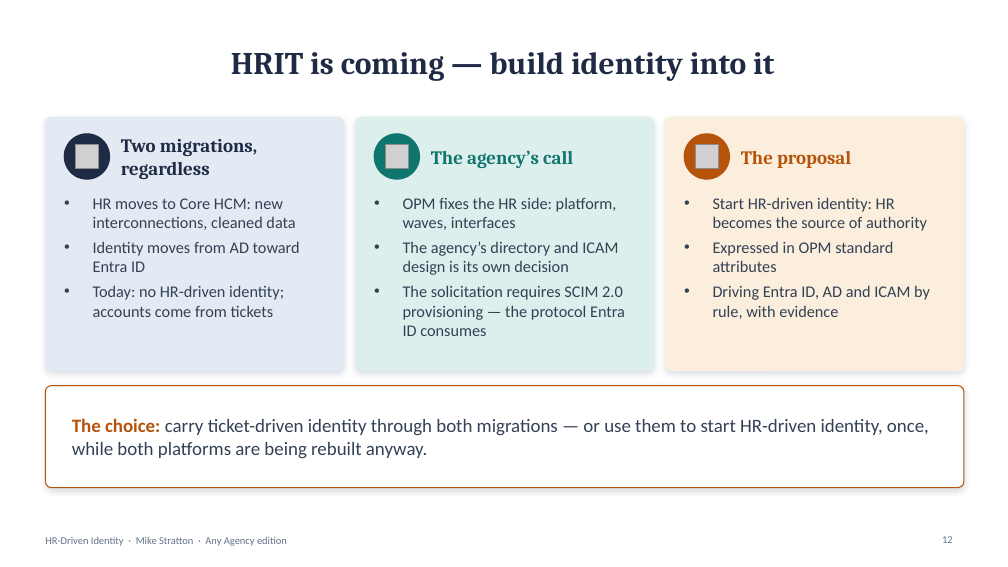
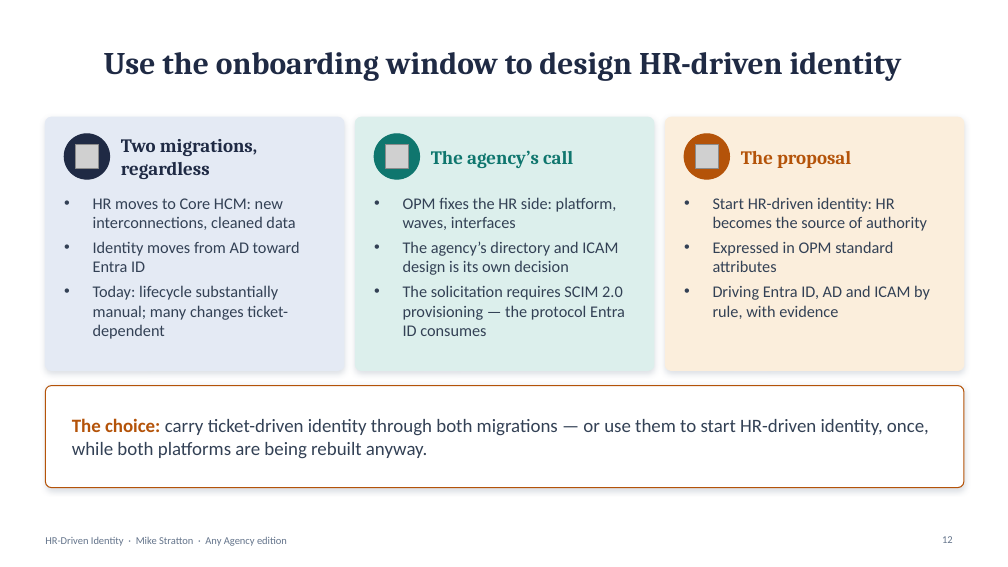
Before and after one commit to WhalerMike/modernization-workbook, a slide deck: slide 12 of presentations/hr-driven-identity-interview/HR_Driven_Identity_Exec_AnyAgency.pptx. Drawn at 1008x567 pixels with LibreOffice and Linux fonts; fonts in the diff are those of the drawing; grey boxes stand for pictures; background and template pictures are left out. Boxes give left, top, right and bottom in pixels: in the first picture for what was removed or moved away, otherwise in the second. Text is boxed around its words. In the diff, an @@ line names an element or a change of style, - is before the commit and + after.

```diff
--- a/presentations/hr-driven-identity-interview/HR_Driven_Identity_Exec_AnyAgency.pptx
+++ b/presentations/hr-driven-identity-interview/HR_Driven_Identity_Exec_AnyAgency.pptx
@@ title at (x1=104, y1=52, x2=902, y2=81): text changed @@
-HRIT is coming — build identity into it
+Use the onboarding window to design HR-driven identity
@@ text at (x1=93, y1=285, x2=288, y2=339): text changed @@
-• Today: no HR-driven identity; accounts come from tickets
+• Today: lifecycle substantially manual; many changes ticket-dependent
```
Also in this commit, not shown: 6 other slides changed, 22 other files.
